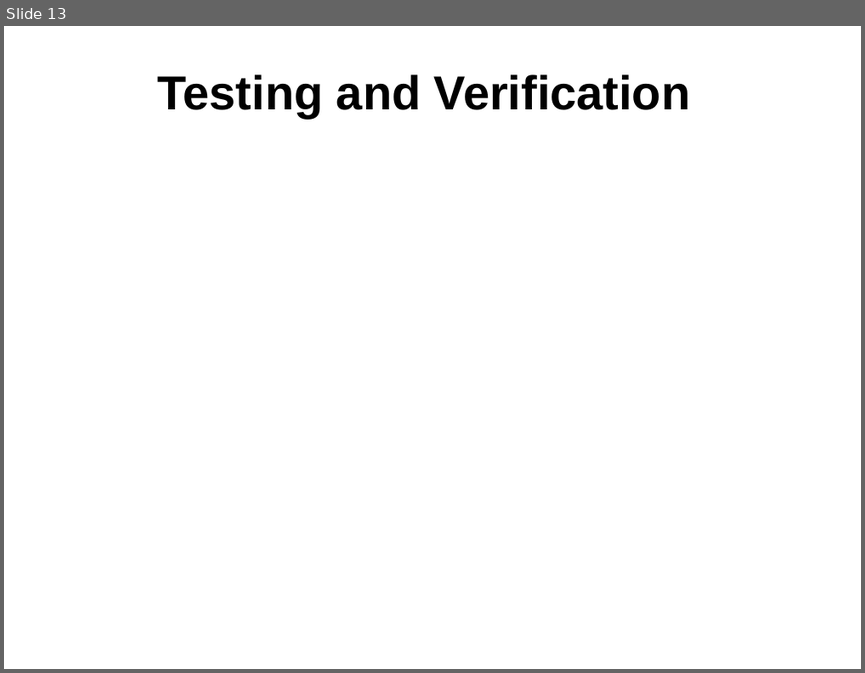
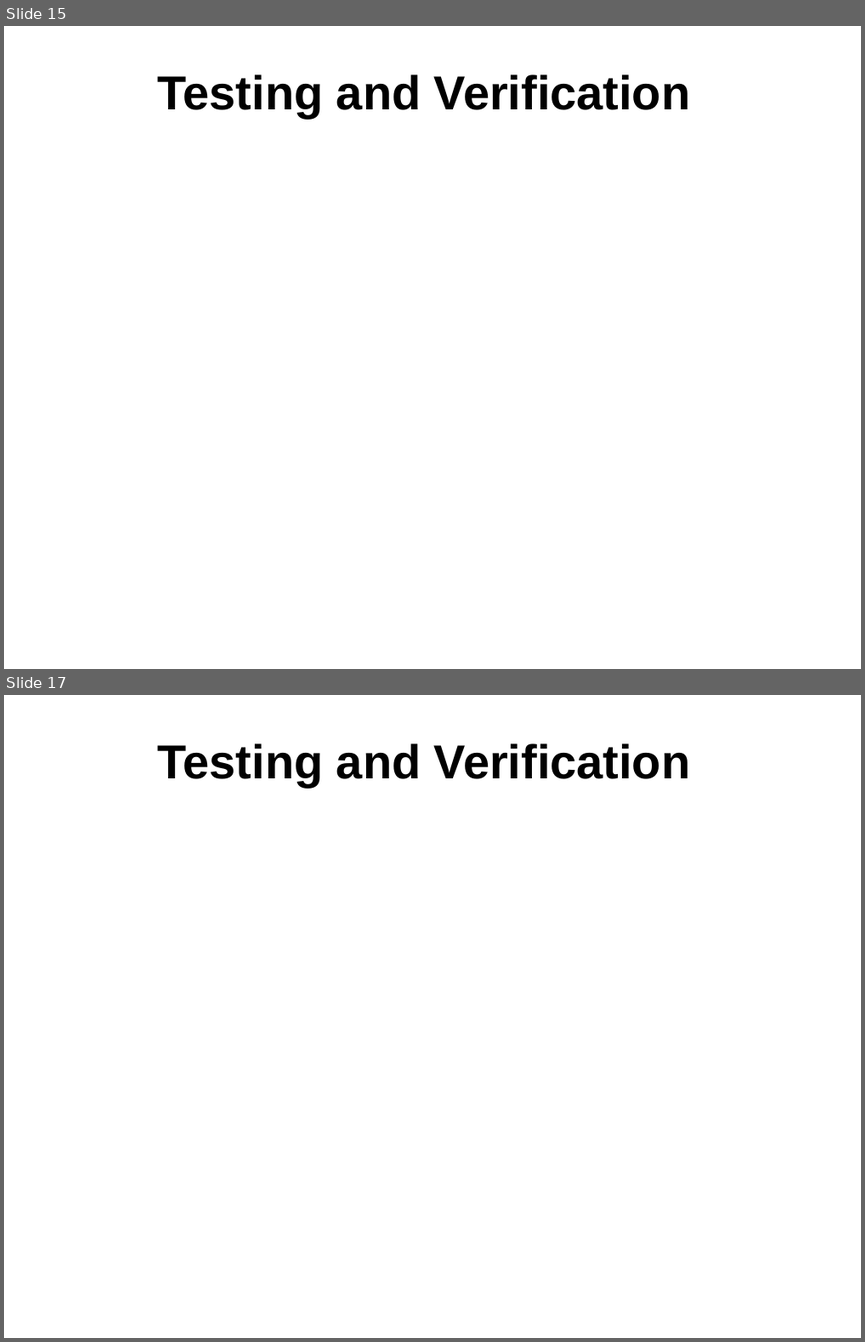
Before and after one commit to sdk21/PLT, a slide deck: Demo/Qlang.pptx. Shown one above the other, each under a label of ours: slide 13 before the commit, slides 15 and 17 after it; the slides between them are not shown. The pictures are 865x673 and 865x1342 pixels, drawn with LibreOffice and Linux fonts; fonts in the diff are those of the drawing; background and template pictures are left out. Boxes give left, top, right and bottom in pixels: in the first picture for what was removed or moved away, otherwise in the second. Text is boxed around its words. In the diff, an @@ line names an element or a change of style, - is before the commit and + after.

```diff
--- a/Demo/Qlang.pptx
+++ b/Demo/Qlang.pptx
@@ slide 17 added at <box>4,695,861,1338</box>, background picture (left out) @@
@@ title added at <box>158,743,690,787</box>, 40 pt, text #000000, bold @@
+Testing and Verification
@@ what was slide 13 is now slide 15 @@
```
Also in this commit, not shown: 3 slides changed, 3 other slides added.
